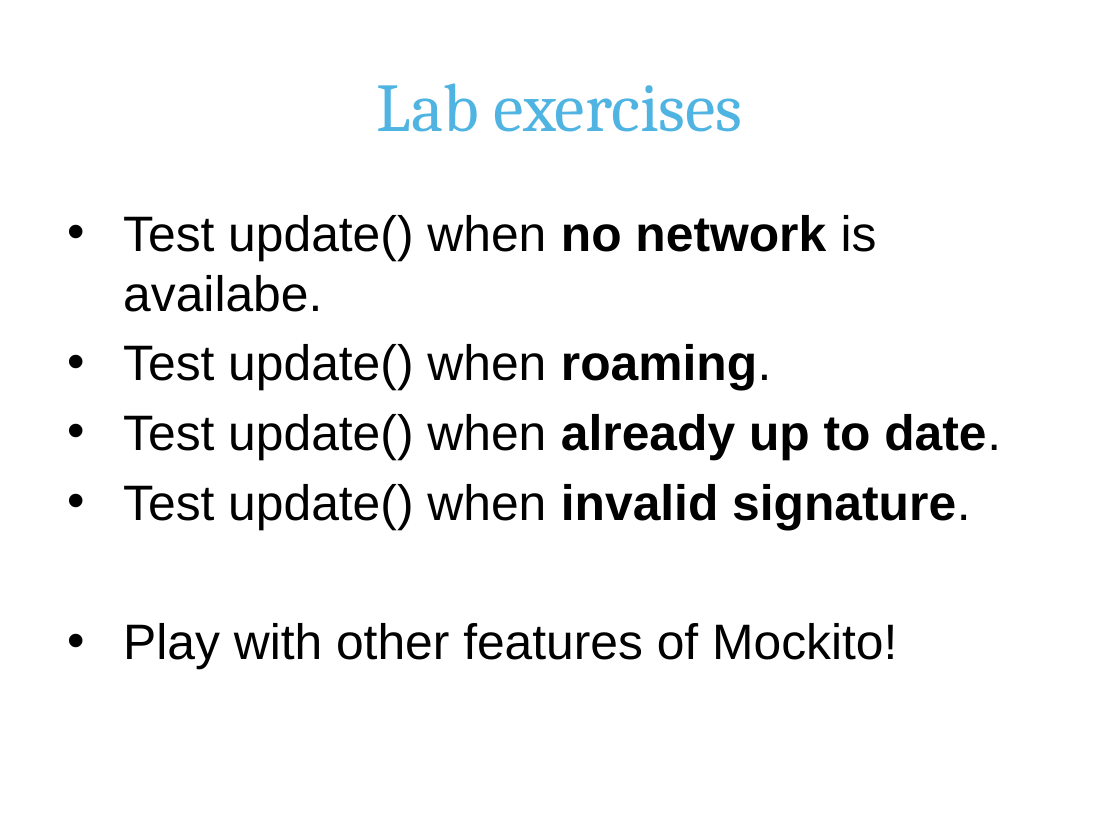
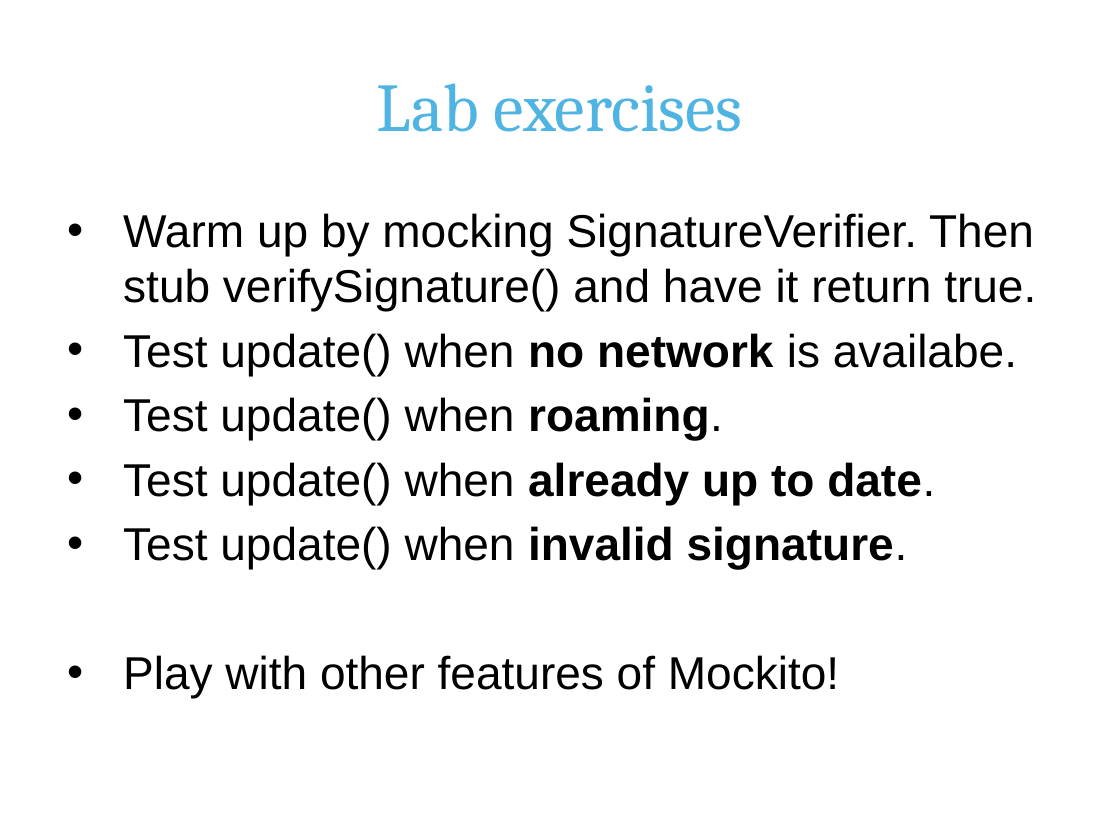
Before and after one commit to erjw/mockito-basic-lab, a slide deck: slide 18 of mockito-presentation.pptx. Drawn at 1120x840 pixels with LibreOffice and Linux fonts; fonts in the diff are those of the drawing; background and template pictures are left out. Boxes give left, top, right and bottom in pixels: in the first picture for what was removed or moved away, otherwise in the second. Text is boxed around its words. In the diff, an @@ line names an element or a change of style, - is before the commit and + after.

```diff
--- a/mockito-presentation.pptx
+++ b/mockito-presentation.pptx
@@ text at (123,213,1036,311): paragraph added @@
+• Warm up by mocking SignatureVerifier. Then stub verifySignature() and have it return true.
@@ text at (123,333,1017,698): size 32 to 29.6 pt in "Test update() when no network is availabe.", "Test update() when roaming.", "Test update() when already up to date.", "Test update() when invalid signature." and 1 more places @@
```
Also in this commit, not shown: 7 other slides changed.
